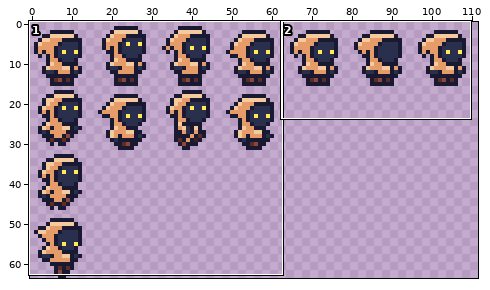
Edited in one commit: sprite sheet (Assets/Sprites/player.png). The first picture is a wide view before the edit; the outline marks the close-up.
Close-up. Before the commit:
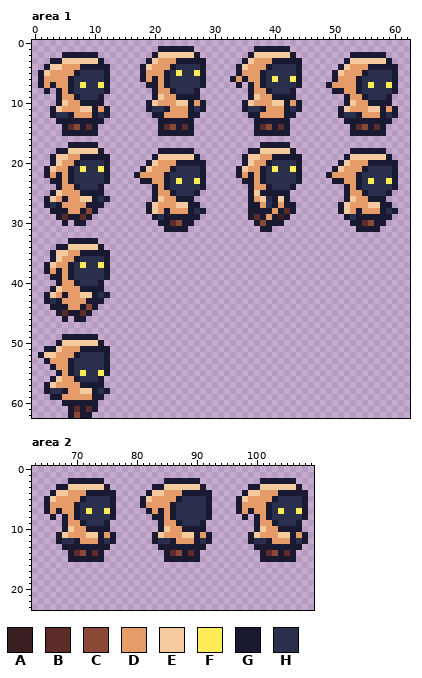
The file is 112x64 pixels. Shown: area 1: x 0..62, y 0..62; area 2: x 63..109, y 0..23.
Palette (. is transparent): A #391f21  B #5d2c28  C #8a4836  D #e69c69  E #f6ca9f  F #ffeb57  G #1a1932  H #2a2f4e
Now the later version:
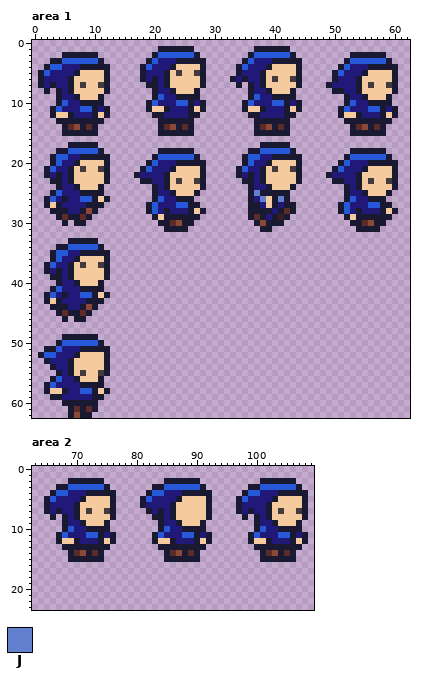
Colours new in this view: J #6380cf
Edits made:
colour D: #e69c69 -> #211979
colour E: #f6ca9f -> #2858da
colour F: #ffeb57 -> #413b3b
colour H: #2a2f4e -> #f6ca9f
Changed rows in their new state; - is a pixel that keeps its letter.
Area 1:
first column x 37:
25 J----
26 -J--J
